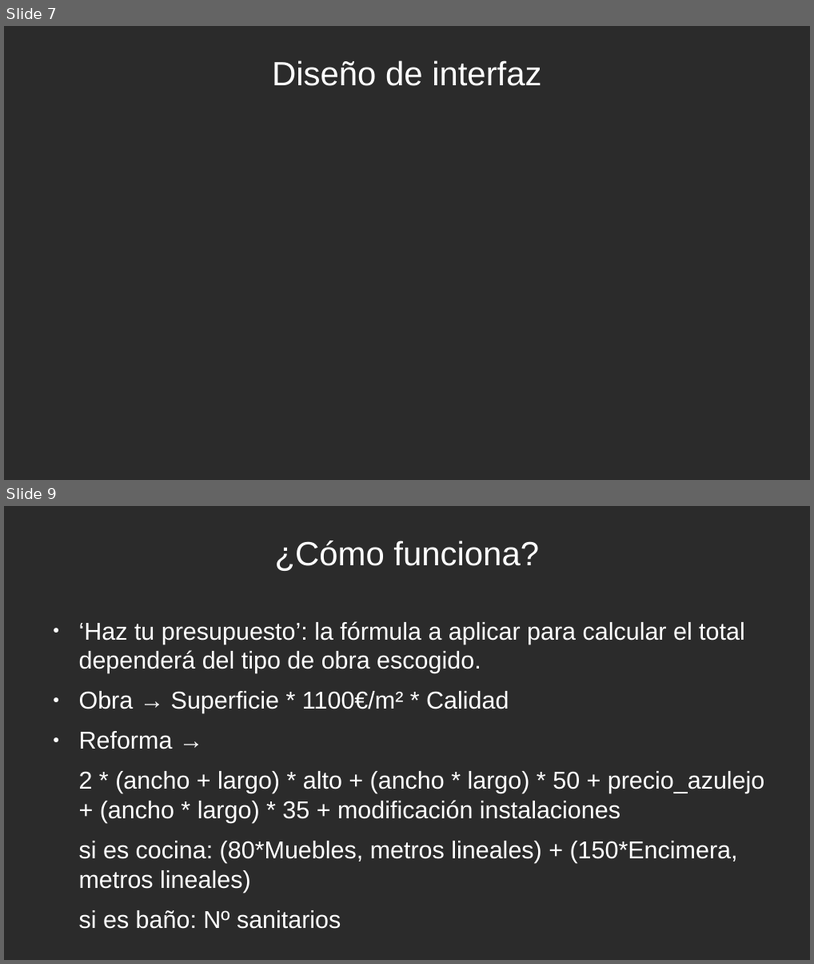
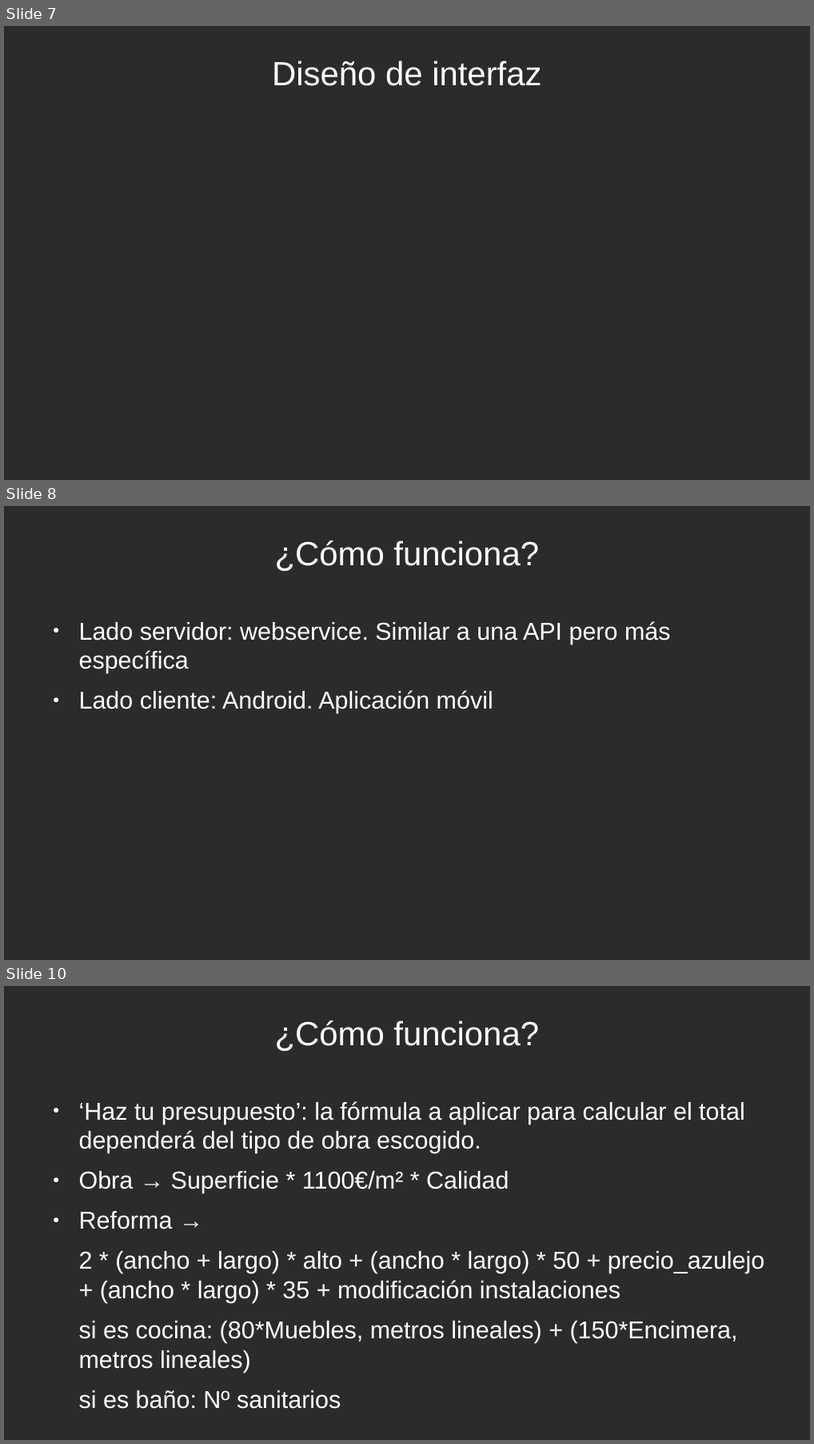
Before and after one commit to millanperez16/proyecto-libre-Grup4, a slide deck: proyecto.odp. Shown one above the other, each under a label of ours: slides 7 and 9 before the commit, slides 7, 8 and 10 after it; the slides between them are not shown. The pictures are 814x964 and 814x1444 pixels, drawn with LibreOffice and Linux fonts; fonts in the diff are those of the drawing; background and template pictures are left out; a plain dark background stands for a picture behind light text. Boxes give left, top, right and bottom in pixels: in the first picture for what was removed or moved away, otherwise in the second. Text is boxed around its words. In the diff, an @@ line names an element or a change of style, - is before the commit and + after.

```diff
--- a/proyecto.odp
+++ b/proyecto.odp
@@ slide 8 added at (4, 506, 810, 960), background picture (left out) @@
@@ title added at (275, 540, 539, 571), 33 pt, text #FFFFFF @@
+¿Cómo funciona?
@@ text added at (79, 621, 671, 713), 24 pt, text #FFFFFF @@
+● Lado servidor: webservice. Similar a una API pero más específica
+● Lado cliente: Android. Aplicación móvil
@@ what was slide 9 is now slide 10 @@
```
Also in this commit, not shown: 2 slides changed, 1 slide removed, 4 other files.
